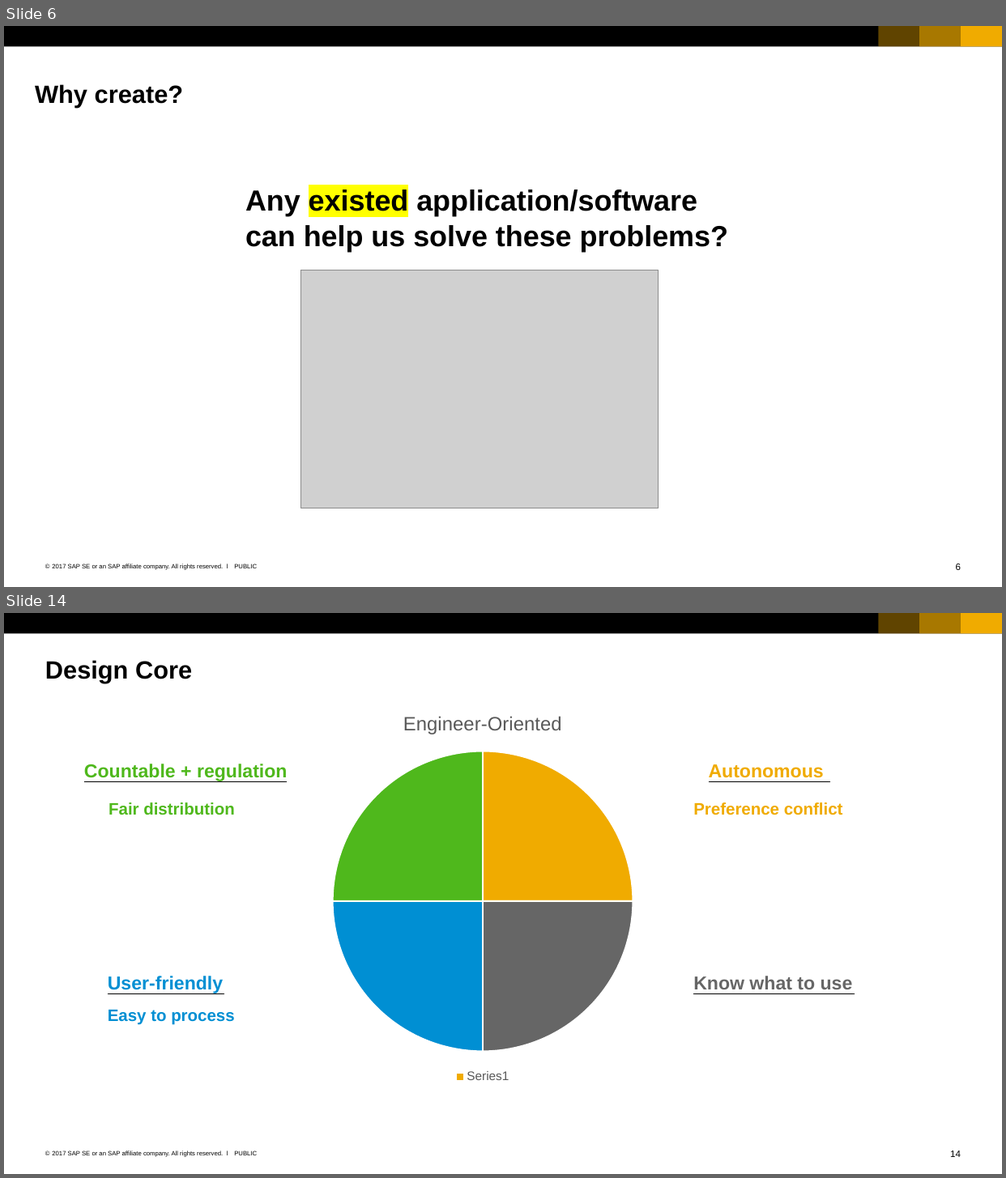
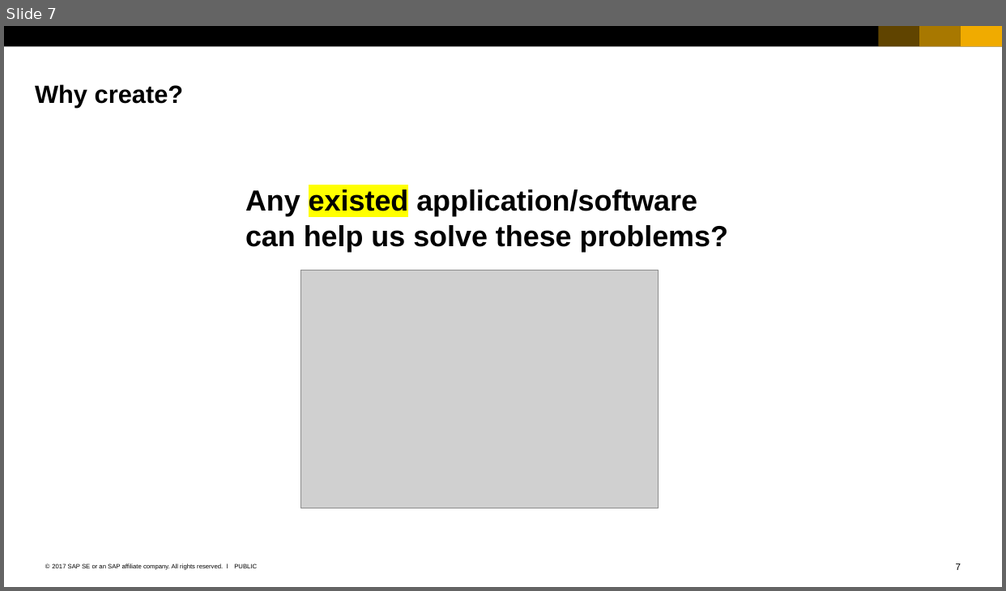
Before and after one commit to Ahaan17Saroch/Queue-Manager-Cloud-Dispatcher, a slide deck: SAP_2017_16x9_black_and_white.pptx. Shown one above the other, each under a label of ours: slides 6 and 14 before the commit, slide 7 after it; the slides between them are not shown. The pictures are 1006x1178 and 1006x591 pixels, drawn with LibreOffice and Linux fonts; fonts in the diff are those of the drawing; grey boxes stand for pictures. Boxes give left, top, right and bottom in pixels: in the first picture for what was removed or moved away, otherwise in the second. Text is boxed around its words. In the diff, an @@ line names an element or a change of style, - is before the commit and + after.

```diff
--- a/SAP_2017_16x9_black_and_white.pptx
+++ b/SAP_2017_16x9_black_and_white.pptx
@@ slide 14 removed at (4,613,1002,1174), background #FFFFFF; not listed: 7 template elements that a slide beside it also shows @@
@@ title removed at (45,660,192,683) @@
-Design Core
@@ pie chart removed at (189,696,776,1086) @@
-title "Engineer-Oriented"
-categories: , , , 
-Engineer-Oriented: 25, 25, 25, 25
@@ text removed at (84,764,288,782) @@
-Countable + regulation
@@ line removed from (84, 782) to (287, 782) @@
@@ line removed from (708, 782) to (830, 782) @@
@@ text removed at (709,764,824,782) @@
-Autonomous
@@ text removed at (108,803,234,815) @@
-Fair distribution
@@ text removed at (693,803,843,815) @@
-Preference conflict
@@ text removed at (108,976,223,994) @@
-User-friendly
@@ text removed at (693,976,853,990) @@
-Know what to use
@@ line removed from (107, 994) to (224, 994) @@
@@ line removed from (694, 994) to (854, 994) @@
@@ text removed at (108,1010,234,1025) @@
-Easy to process
@@ what was slide 6 is now slide 7 @@
@@ page number at (956,564,961,570): text changed @@
-6
+7
```
Also in this commit, not shown: 6 slides changed, 3 slides added, 16 other slides removed, 1 other file.
